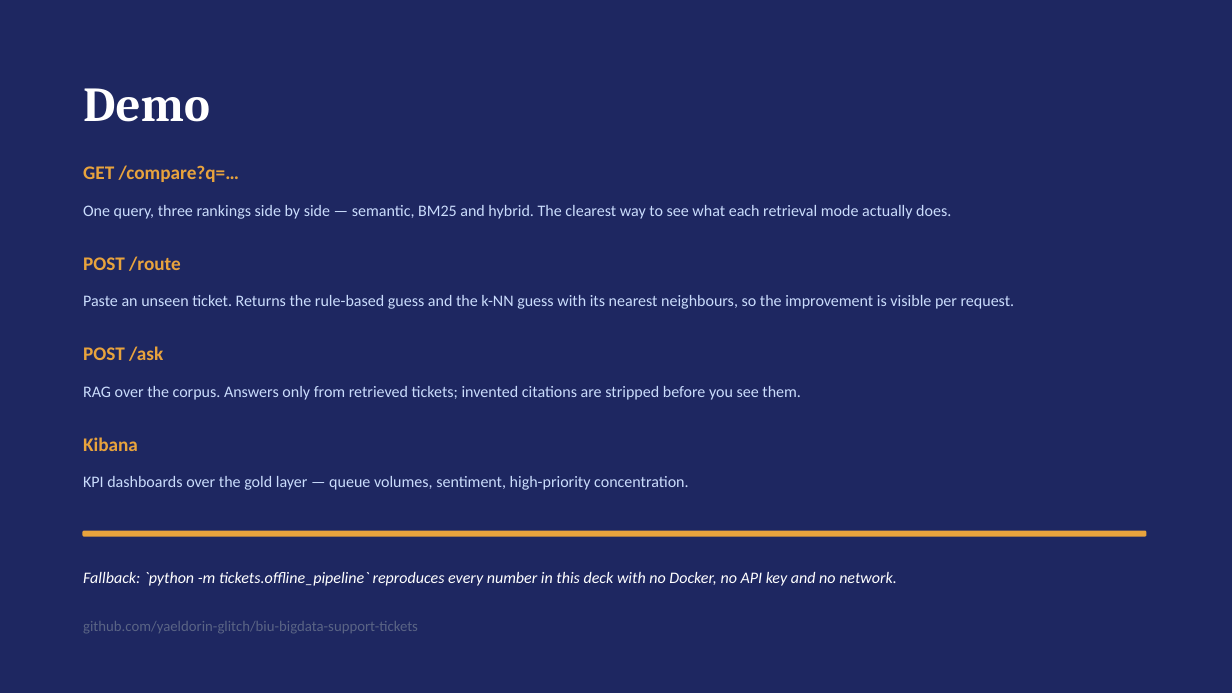
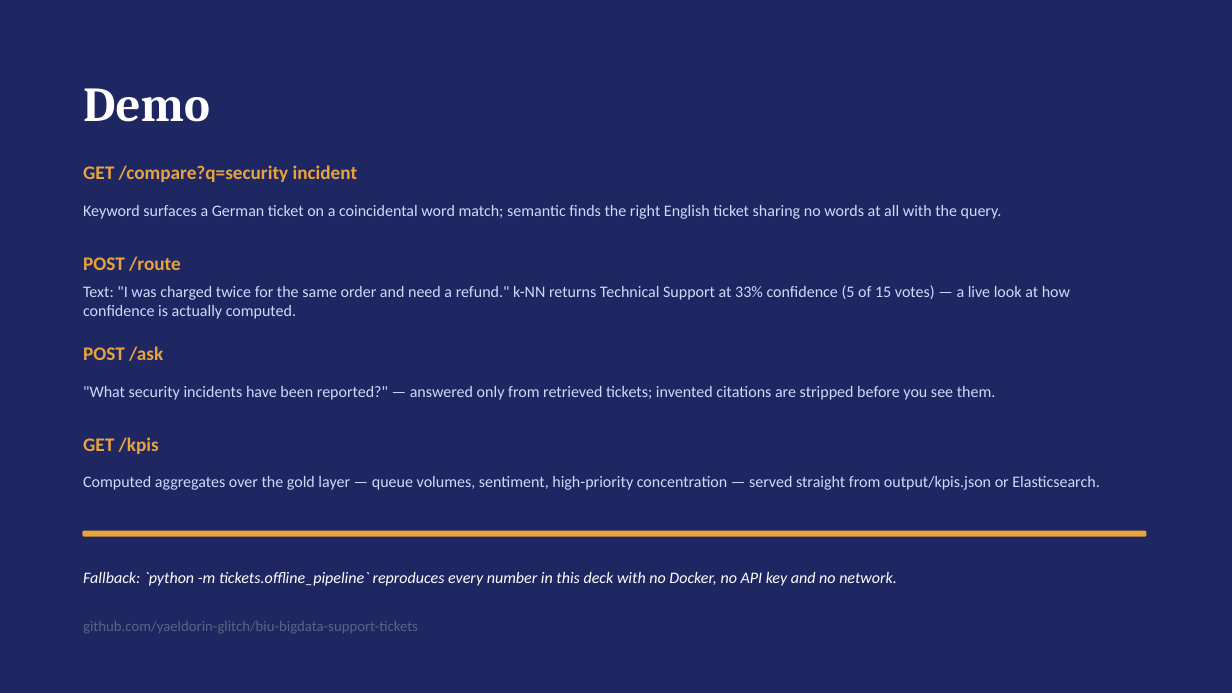
Before and after one commit to yaeldorin-glitch/biu-bigdata-support-tickets-1, a slide deck: slide 9 of docs/presentation.pptx. Drawn at 1232x693 pixels with LibreOffice and Linux fonts; fonts in the diff are those of the drawing. Boxes give left, top, right and bottom in pixels: in the first picture for what was removed or moved away, otherwise in the second. Text is boxed around its words. In the diff, an @@ line names an element or a change of style, - is before the commit and + after.

```diff
--- a/docs/presentation.pptx
+++ b/docs/presentation.pptx
@@ text at (x1=83, y1=165, x2=358, y2=182): text changed @@
-GET /compare?q=…
+GET /compare?q=security incident
@@ text at (x1=83, y1=205, x2=1002, y2=219): text changed @@
-One query, three rankings side by side — semantic, BM25 and hybrid. The clearest way to see what each retrieval mode actually does.
+Keyword surfaces a German ticket on a coincidental word match; semantic finds the right English ticket sharing no words at all with the query.
@@ text at (x1=83, y1=285, x2=1070, y2=319): text changed @@
-Paste an unseen ticket. Returns the rule-based guess and the k-NN guess with its nearest neighbours, so the improvement is visible per request.
+Text: "I was charged twice for the same order and need a refund." k-NN returns Technical Support at 33% confidence (5 of 15 votes) — a live look at how confidence is actually computed.
@@ text at (x1=83, y1=386, x2=996, y2=400): text changed @@
-RAG over the corpus. Answers only from retrieved tickets; invented citations are stripped before you see them.
+"What security incidents have been reported?" — answered only from retrieved tickets; invented citations are stripped before you see them.
@@ text at (x1=83, y1=437, x2=159, y2=454): text changed @@
-Kibana
+GET /kpis
@@ text at (x1=83, y1=476, x2=1099, y2=490): text changed @@
-KPI dashboards over the gold layer — queue volumes, sentiment, high-priority concentration.
+Computed aggregates over the gold layer — queue volumes, sentiment, high-priority concentration — served straight from output/kpis.json or Elasticsearch.
```
Also in this commit, not shown: 5 other slides changed, 15 other files.
